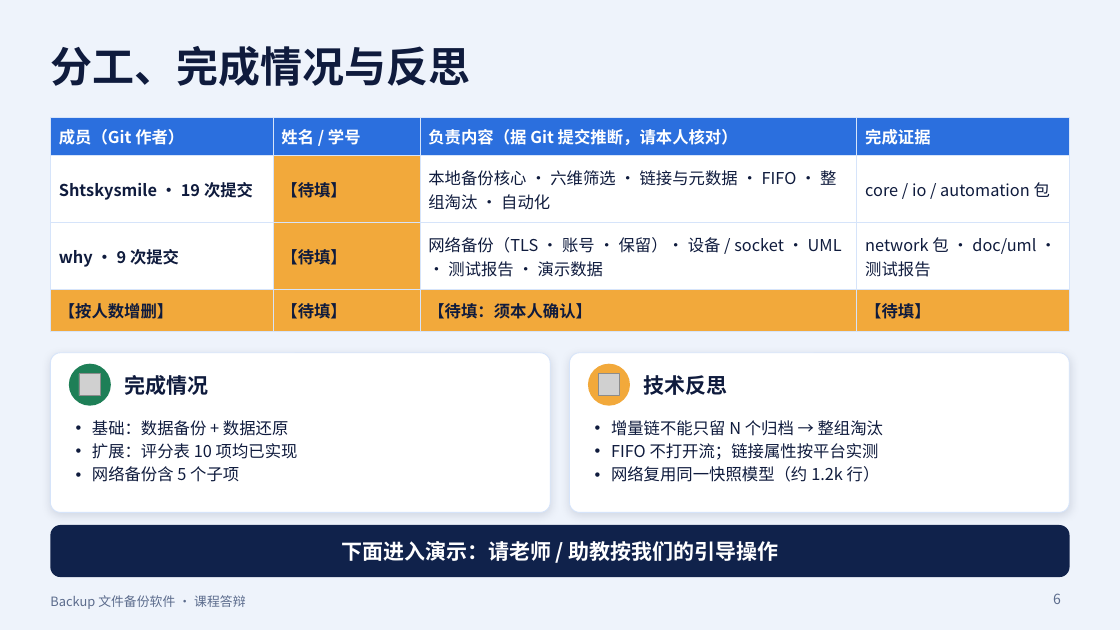
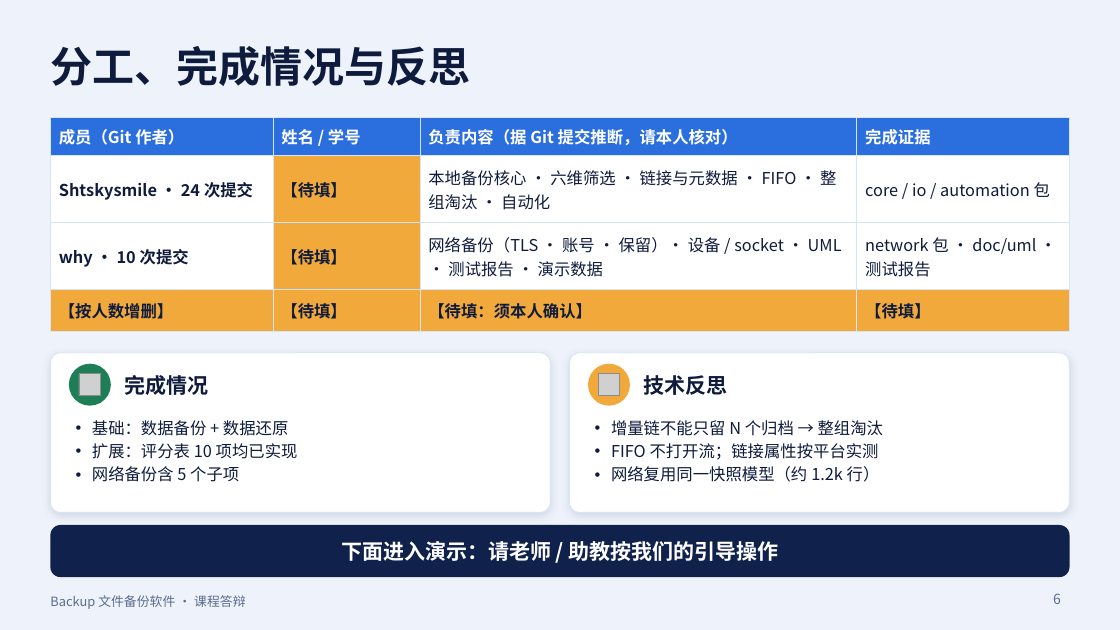
Before and after one commit to Shtskysmile/backup, a slide deck: slide 6 of presentation/Backup答辩.pptx. Drawn at 1120x630 pixels with LibreOffice and Linux fonts; fonts in the diff are those of the drawing; grey boxes stand for pictures. Boxes give left, top, right and bottom in pixels: in the first picture for what was removed or moved away, otherwise in the second. Text is boxed around its words. In the diff, an @@ line names an element or a change of style, - is before the commit and + after.

```diff
--- a/presentation/Backup答辩.pptx
+++ b/presentation/Backup答辩.pptx
@@ table at bbox=[50, 118, 1070, 323] @@
-row 2, column 1: Shtskysmile · 19 次提交
+row 2, column 1: Shtskysmile · 24 次提交
-row 3, column 1: why · 9 次提交
+row 3, column 1: why · 10 次提交
```
Also in this commit, not shown: 2 other slides changed, 7 other files.
